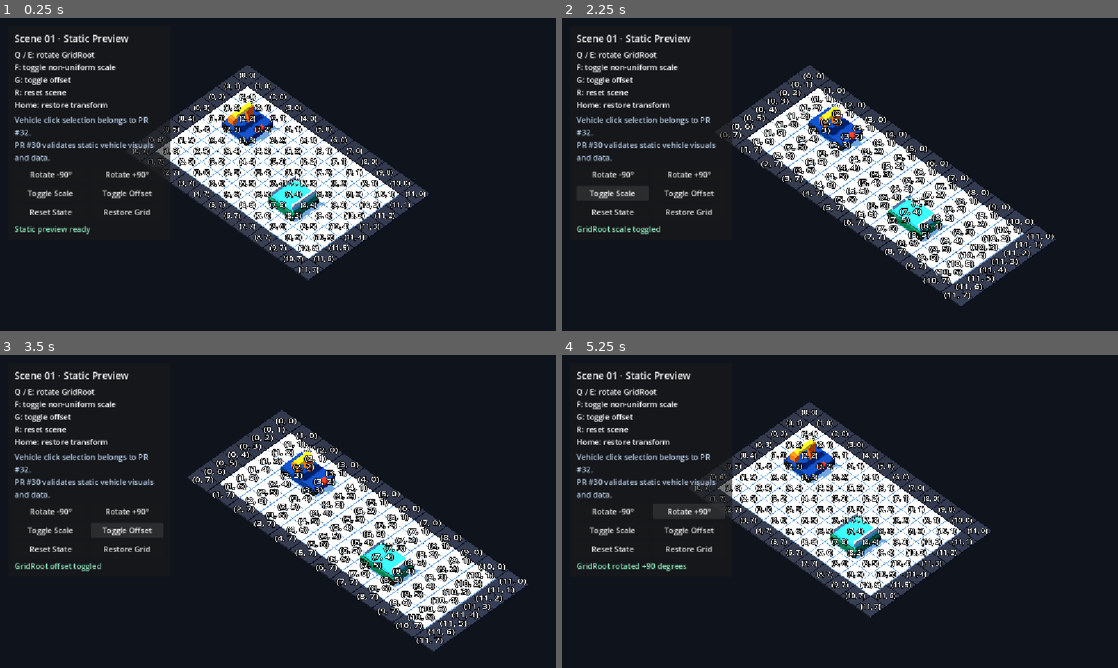
Above: before the commit, frames 1-4 (two rows, left to right).
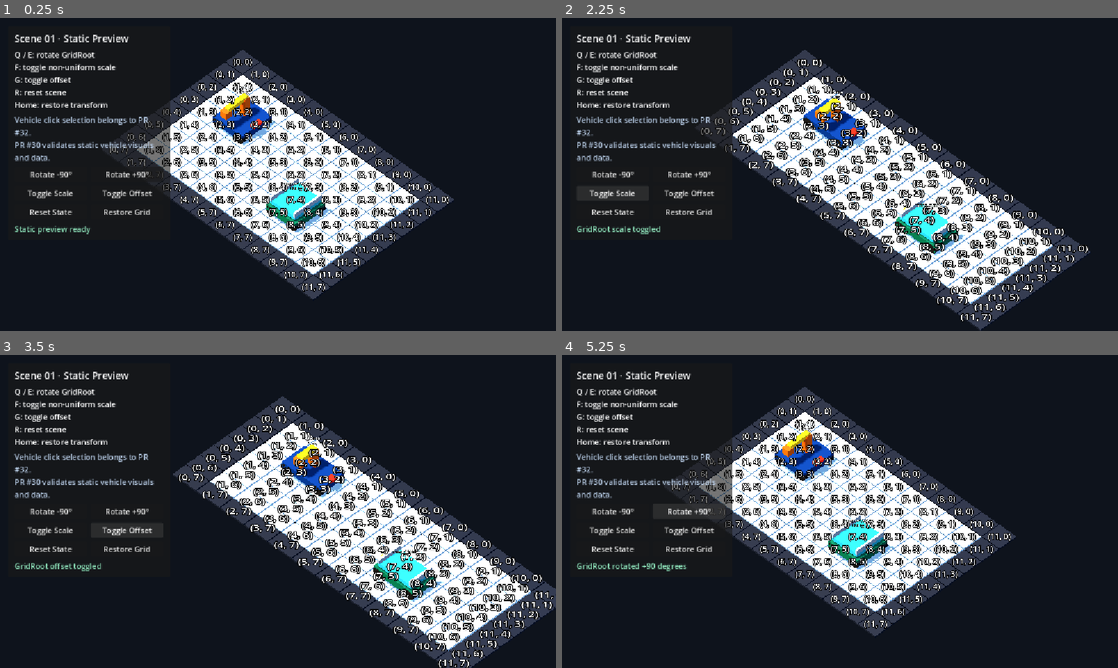
Above: after the commit, the same moments.

Repository: Ri0n72Y/automata
Game: Godot game, scene res://scenes/scene_01/scene_01_basic_packing.tscn
Two runs of this game, one before a commit and one after it. Both use one fixed random seed, a clock stepped at 60 frames per second and the inputs below.
Inputs:
- Up to frame 1 (0.25 s): no input
- Up to frame 2 (2.25 s): click "Rotate -90°" at 0.5 s; click "Rotate +90°" at 1.25 s; click "Toggle Scale" at 2 s
- Up to frame 3 (3.5 s): click "Toggle Offset" at 2.75 s
- Up to frame 4 (5.25 s): click "Restore Grid" at 3.5 s; click "Rotate -90°" at 4.25 s; click "Rotate +90°" at 5 s

The runs differ from the first frame. In frame 1, 16% of the frame differs, in the area x 19-82%, y 10-90%; in frame 2, 18%; in frame 3, 18%, in the area x 31-100%, y 13-100%; in frame 4, 16%.

Commit message:
[codex]fix(camera): retain viewport-aware framing

Diff:
--- a/scenes/scene_01/components/scene_01_camera_lighting.tscn
+++ b/scenes/scene_01/components/scene_01_camera_lighting.tscn
@@ -13,7 +13,7 @@
 
 [node name="Scene01CameraRig" type="Node3D"]
 script = ExtResource("1_camera_rig")
-auto_frame_grid = false
+auto_frame_grid = true
 
 [node name="SceneCamera" type="Camera3D" parent="."]
 unique_name_in_owner = true
